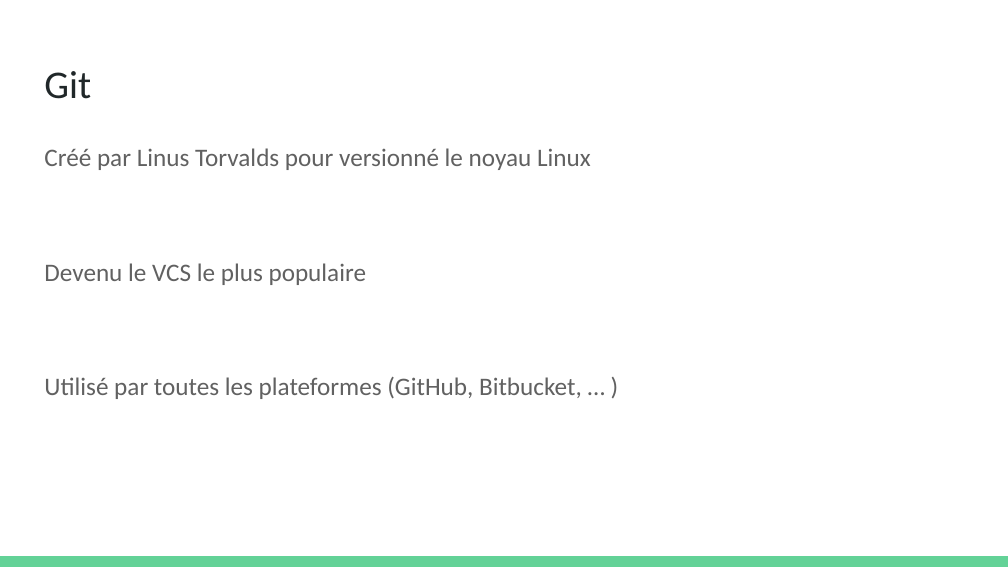
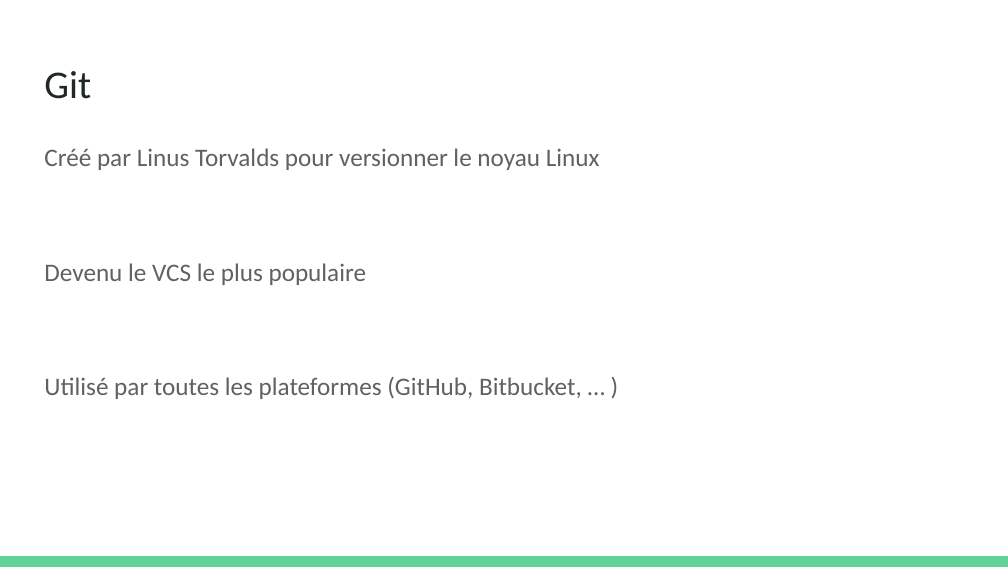
Before and after one commit to olivier-pitton/dant, a slide deck: slide 7 of git/Cours Git.pptx. Drawn at 1008x567 pixels with LibreOffice and Linux fonts; fonts in the diff are those of the drawing. Boxes give left, top, right and bottom in pixels: in the first picture for what was removed or moved away, otherwise in the second. Text is boxed around its words. In the diff, an @@ line names an element or a change of style, - is before the commit and + after.

```diff
--- a/git/Cours Git.pptx
+++ b/git/Cours Git.pptx
@@ text at [44, 148, 600, 170]: text changed @@
-Créé par Linus Torvalds pour versionné le noyau Linux
+Créé par Linus Torvalds pour versionner le noyau Linux
```
Also in this commit, not shown: 27 other slides changed, 1 other file.
